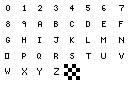
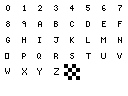
Two versions of the same layered image (128×96). Layer-by-layer changes:
painted on "character_tiles.png" over [117, 5, 124, 59]
